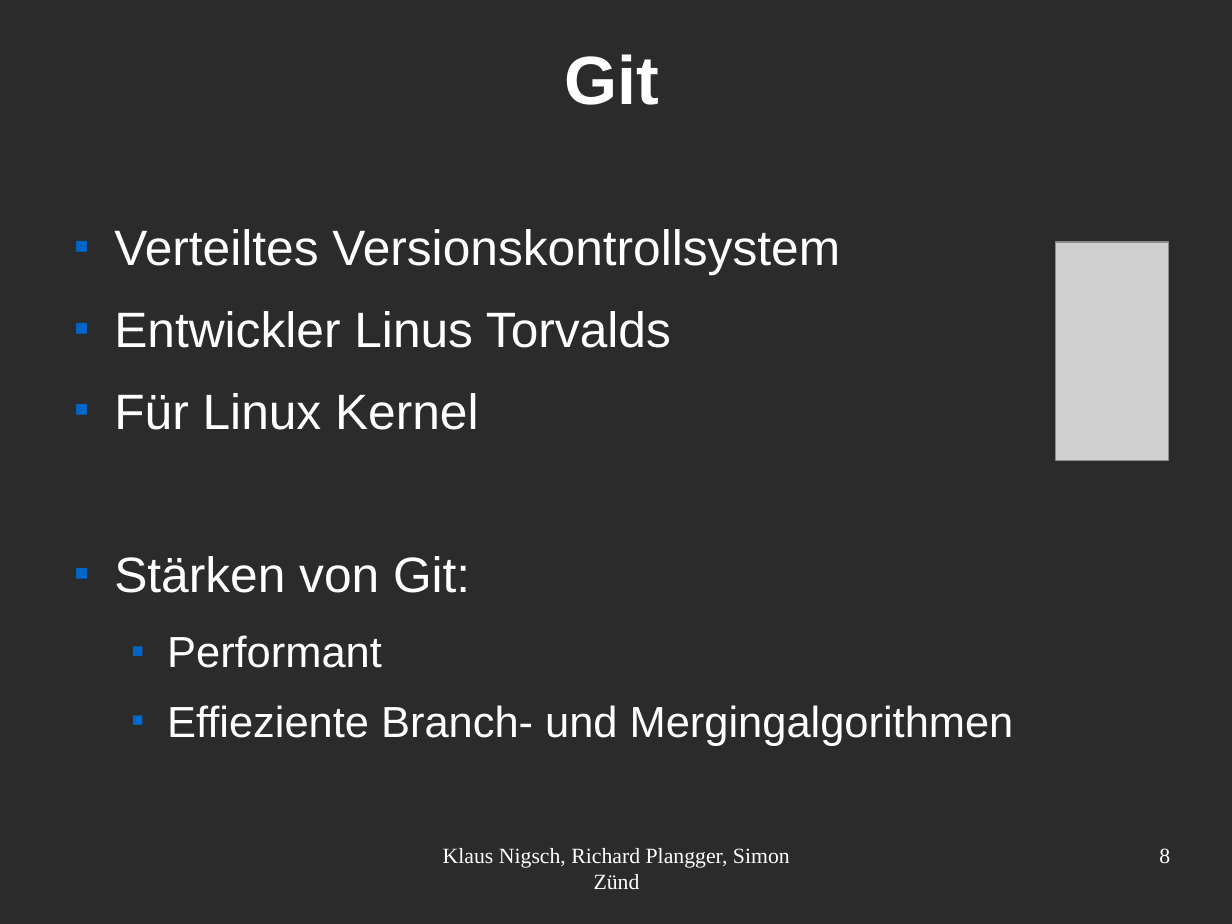
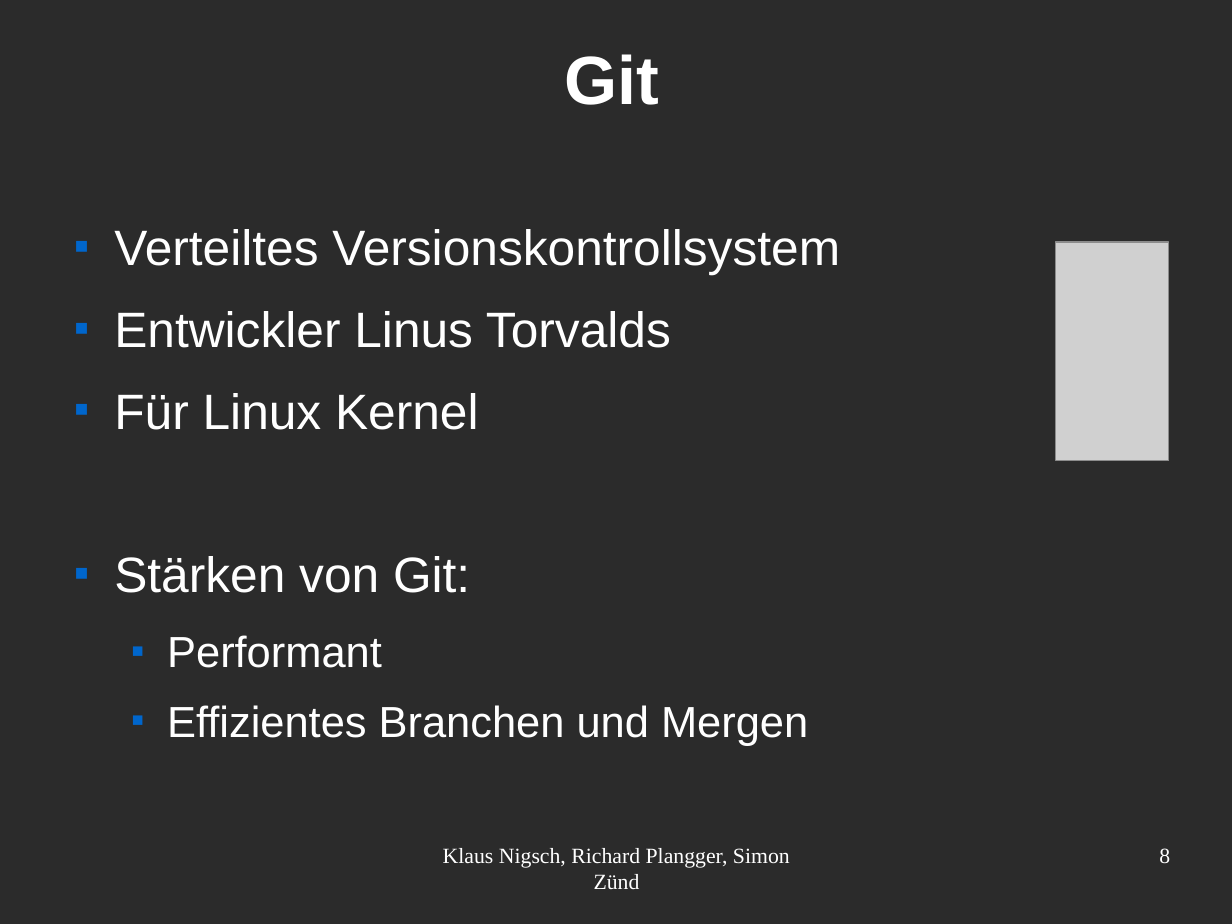
Before and after one commit to planrich/gma2010, a slide deck: slide 8 of presentation/main.odp. Drawn at 1232x924 pixels with LibreOffice and Linux fonts; fonts in the diff are those of the drawing; grey boxes stand for pictures; background and template pictures are left out; a plain dark background stands for a picture behind light text. Boxes give left, top, right and bottom in pixels: in the first picture for what was removed or moved away, otherwise in the second. Text is boxed around its words. In the diff, an @@ line names an element or a change of style, - is before the commit and + after.

Commit message:
fixed typo

```diff
--- a/presentation/main.odp
+++ b/presentation/main.odp
@@ text at <box>167,705,808,746</box>: text changed @@
-  ■ Effieziente Branch- und Mergingalgorithmen
+  ■ Effizientes Branchen und Mergen
```
